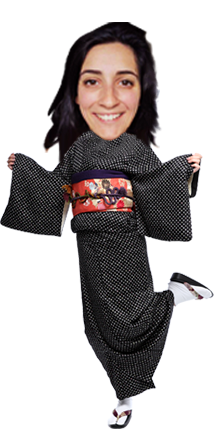
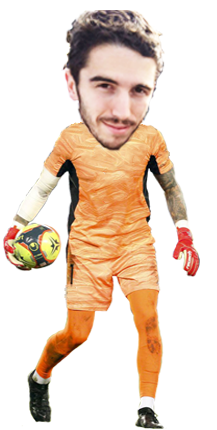
Comparing the layer stacks of the two 217×430 images. Changes:
hid group "Sarah" (2 layers) over (x1=0, y1=22, x2=214, y2=429)
showed group "Clément" (3 layers) over (x1=1, y1=10, x2=205, y2=429)
painted on "tete" (4th of 4, in "Clément") over (x1=61, y1=10, x2=165, y2=212)
added layer "corps 2" in group "Clément" over (x1=3, y1=116, x2=200, y2=429)
